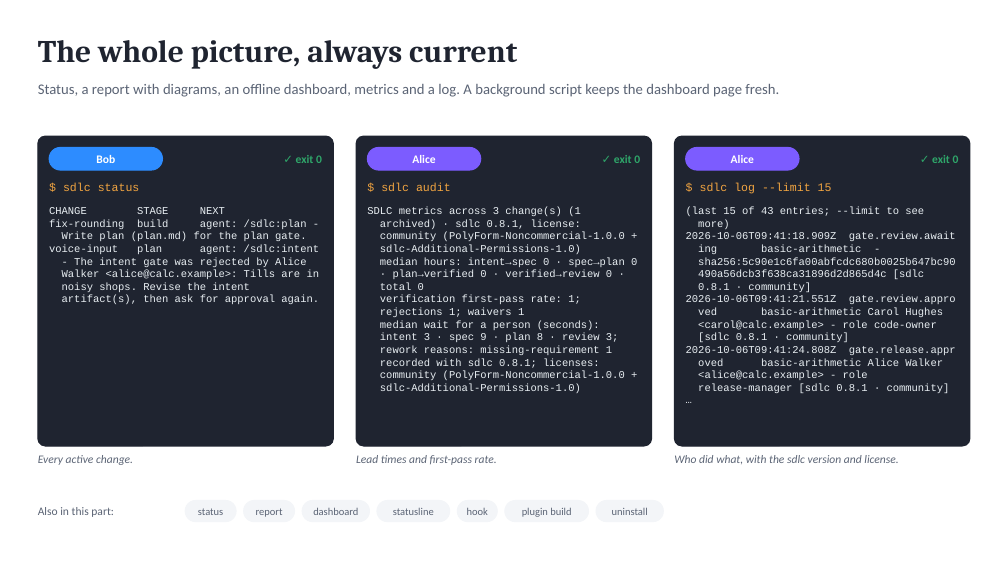
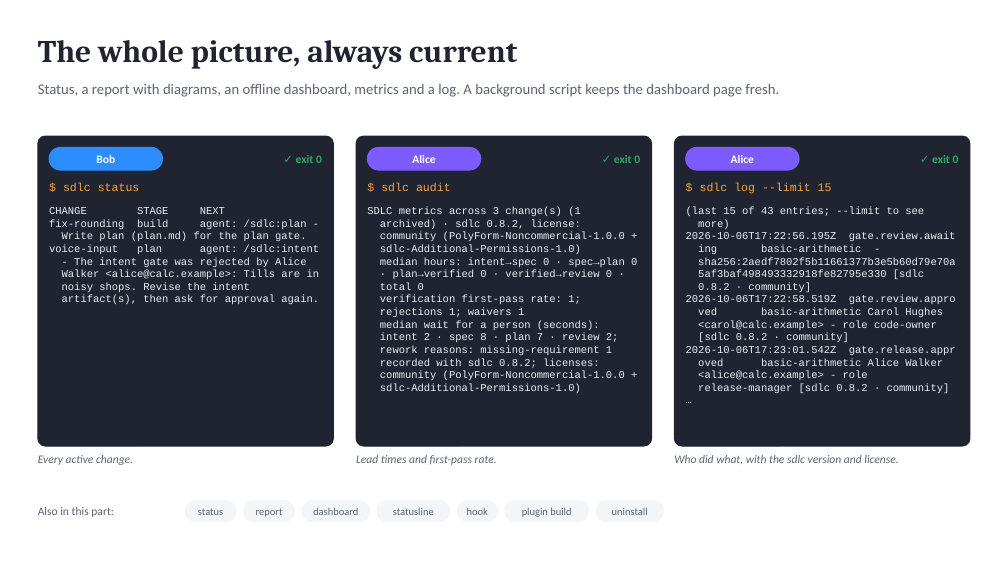
Before and after one commit to marin-ai-tech/sdlc, a slide deck: slide 18 of docs/demo/sdlc-calculator-demo.en.pptx. Drawn at 1008x567 pixels with LibreOffice and Linux fonts; fonts in the diff are those of the drawing. Boxes give left, top, right and bottom in pixels: in the first picture for what was removed or moved away, otherwise in the second. Text is boxed around its words. In the diff, an @@ line names an element or a change of style, - is before the commit and + after.

```diff
--- a/docs/demo/sdlc-calculator-demo.en.pptx
+++ b/docs/demo/sdlc-calculator-demo.en.pptx
@@ text at <box>380,220,581,229</box>: text changed @@
-archived) · sdlc 0.8.1, license:
+archived) · sdlc 0.8.2, license:
@@ text at <box>686,232,956,241</box>: text changed @@
-2026-10-06T09:41:18.909Z gate.review.await
+2026-10-06T17:22:56.195Z gate.review.await
@@ text at <box>686,257,956,304</box>: text changed @@
-sha256:5c90e1c6fa00abfcdc680b0025b647bc90
-490a56dcb3f638ca31896d2d865d4c [sdlc
-0.8.1 · community]
-2026-10-06T09:41:21.551Z gate.review.appro
+sha256:2aedf7802f5b11661377b3e5b60d79e70a
+5af3baf498493332918fe82795e330 [sdlc
+0.8.2 · community]
+2026-10-06T17:22:58.519Z gate.review.appro
@@ text at <box>380,333,619,342</box>: text changed @@
-intent 3 · spec 9 · plan 8 · review 3;
+intent 2 · spec 8 · plan 7 · review 2;
@@ text at <box>380,358,600,368</box>: text changed @@
-recorded with sdlc 0.8.1; licenses:
+recorded with sdlc 0.8.2; licenses:
@@ text at <box>686,333,956,355</box>: text changed @@
-[sdlc 0.8.1 · community]
-2026-10-06T09:41:24.808Z gate.release.appr
+[sdlc 0.8.2 · community]
+2026-10-06T17:23:01.542Z gate.release.appr
@@ text at <box>698,384,950,393</box>: text changed @@
-release-manager [sdlc 0.8.1 · community]
+release-manager [sdlc 0.8.2 · community]
```
Also in this commit, not shown: 4 other slides changed, 44 other files.
